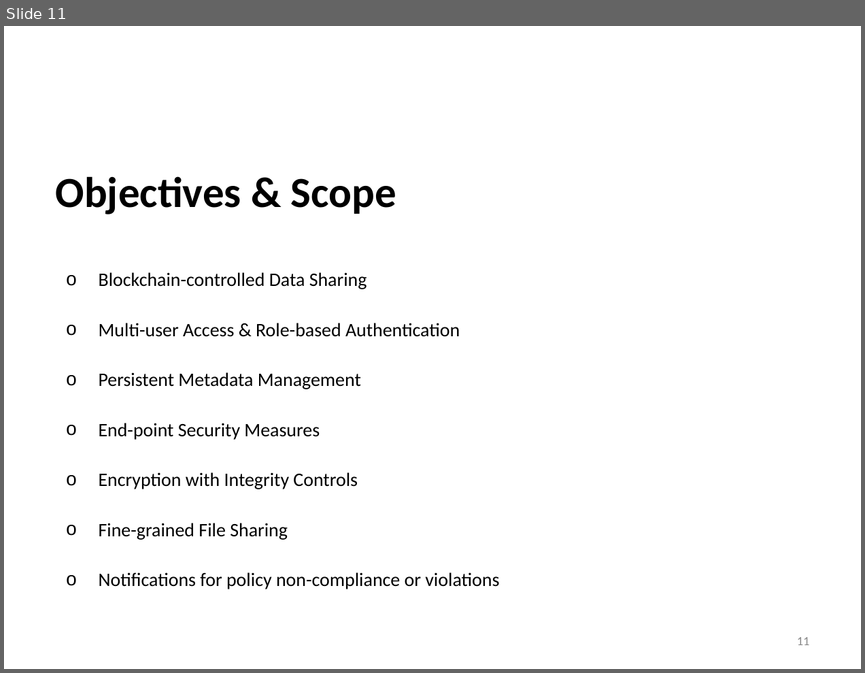
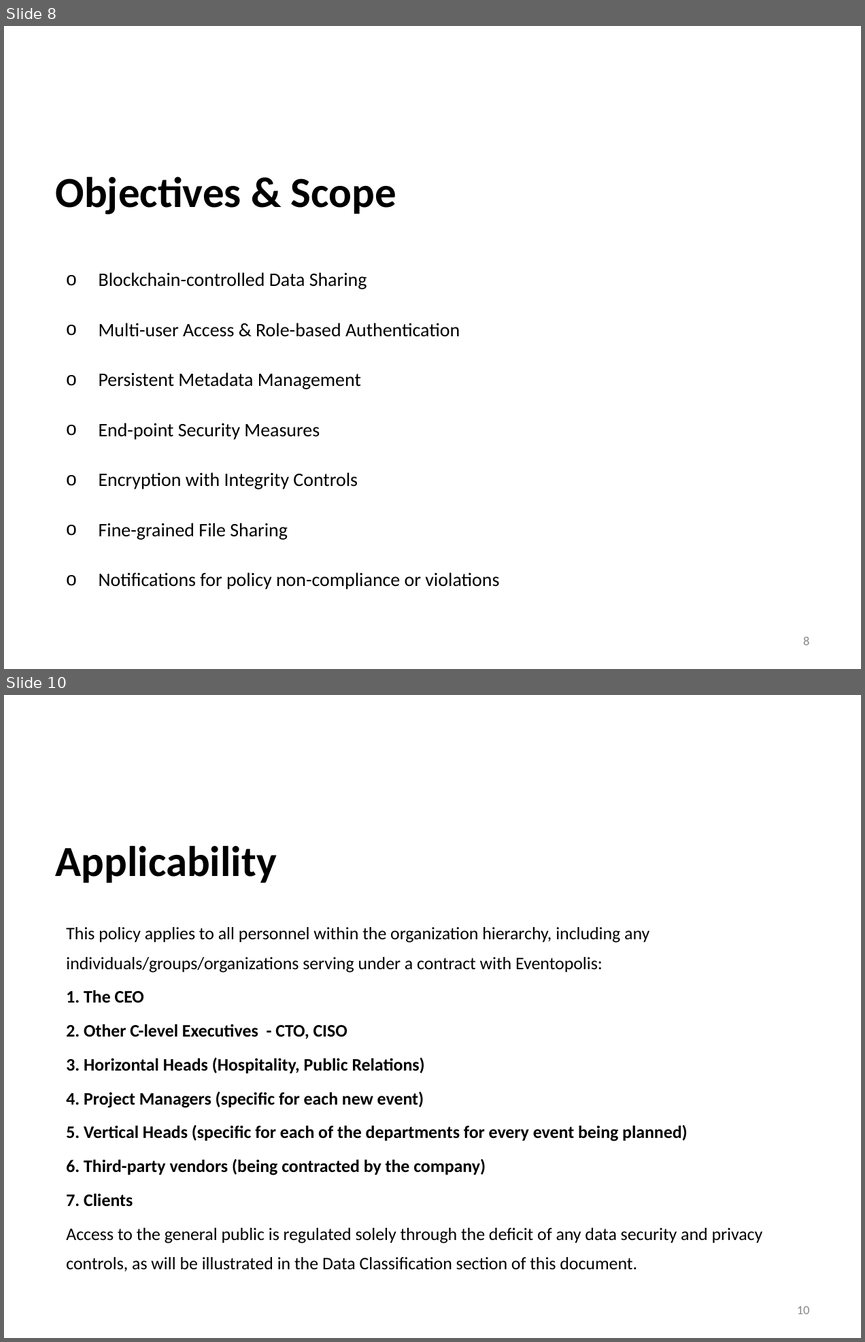
Before and after one commit to asr-24/SentinelShare, a slide deck: Synopsis Presentation.pptx. Shown one above the other, each under a label of ours: slide 11 before the commit, slides 8 and 10 after it; the slides between them are not shown. The pictures are 865x673 and 865x1342 pixels, drawn with LibreOffice and Linux fonts; fonts in the diff are those of the drawing; background and template pictures are left out. Boxes give left, top, right and bottom in pixels: in the first picture for what was removed or moved away, otherwise in the second. Text is boxed around its words. In the diff, an @@ line names an element or a change of style, - is before the commit and + after.

```diff
--- a/Synopsis Presentation.pptx
+++ b/Synopsis Presentation.pptx
@@ slide 10 added at box(4, 695, 861, 1338), background picture (left out) @@
@@ title added at box(56, 845, 277, 883), 36 pt, text #000000, bold @@
+Applicability
@@ text added at box(66, 927, 763, 1271), 14.8 pt, text #000000 @@
+This policy applies to all personnel within the organization hierarchy, including any individuals/groups/organizations serving under a contract with Eventopolis:
+1. The CEO
+2. Other C-level Executives - CTO, CISO
+3. Horizontal Heads (Hospitality, Public Relations)
+4. Project Managers (specific for each new event)
+5. Vertical Heads (specific for each of the departments for every event being planned)
+6. Third-party vendors (being contracted by the company)
+7. Clients
+Access to the general public is regulated solely through the deficit of any data security and privacy controls, as will be illustrated in the Data Classification section of this document.
@@ page number added at box(797, 1306, 810, 1314), 10.5 pt, text #888888 @@
+10
@@ what was slide 11 is now slide 8 @@
@@ page number at box(803, 636, 809, 645): text changed @@
-11
+8
```
Also in this commit, not shown: 2 slides changed, 5 other slides added, 1 slide removed, 3 other files.
